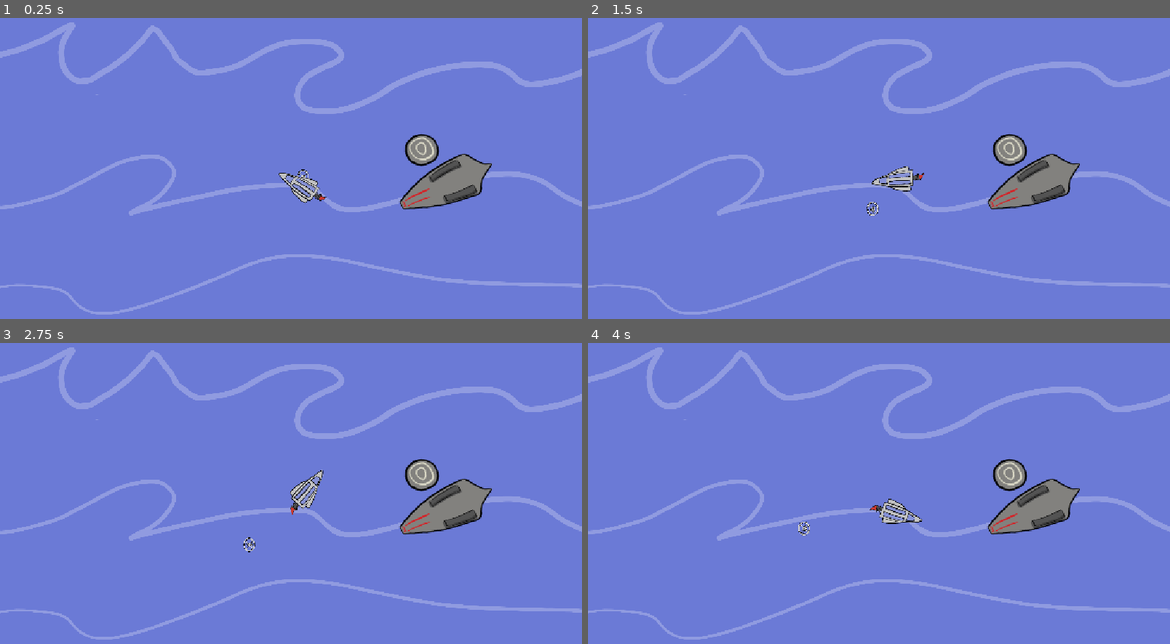
Above: before the commit, frames 1-4 (two rows, left to right).
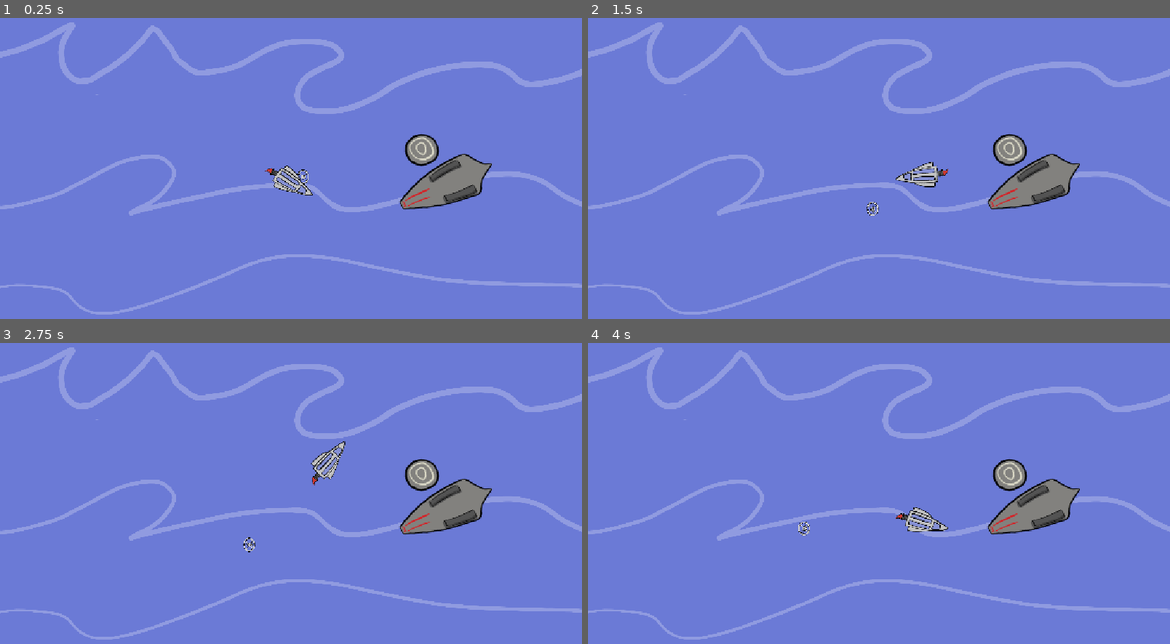
Above: after the commit, the same moments.

Repository: ecleaver/GoDot-GameCourse
Game: Godot game, scene res://Scenes/Ocean/Scripts/Ocean.tscn
Two runs of this game, one before a commit and one after it. Both use one fixed random seed, a clock stepped at 60 frames per second and the inputs below. Before the commit the project starts from res://Scenes/Ocean/Ocean.tscn.
Inputs (mouse positions are in pixels of both pictures, inside the frame that each line leads up to):
- Up to frame 1 (0.25 s): no input
- Up to frame 2 (1.5 s): tap Enter (ui_accept) at 0.5, 0.77 s; move the mouse to (1007, 165) at 0.52 s; hold Right (ui_right) 0.53-1.28 s; move the mouse to (762, 198) at 1.27 s; hold Left (ui_left) from 1.28 s (still down)
- Up to frame 3 (2.75 s): tap Enter (ui_accept) at 1.52 s; move the mouse to (349, 433) at 2.02 s; release Left (ui_left) at 2.03 s; hold Right (ui_right) from 2.03 s (still down)
- Up to frame 4 (4 s): move the mouse to (849, 571) at 2.77 s; tap Enter (ui_accept) at 3.02, 3.77 s; move the mouse to (1053, 556) at 3.52 s; release Right (ui_right) at 3.53 s; hold Left (ui_left) from 3.53 s (still down)

The runs differ from the first frame. In frame 1, 0.5% of the frame differs, in the area x 45-57%, y 49-62%; in frame 2, 0.7%; in frame 3, 0.8%, in the area x 49-60%, y 32-58%; in frame 4, 0.7%.

Commit message:
Notes on Variable rules in godot

Diff:
--- a/foundations/Scenes/Ocean/Ocean.gd
+++ b/foundations/Scenes/Ocean/Scripts/Ocean.gd
@@ -3,18 +3,18 @@
 @onready var plane: AnimatedSprite2D = %PlaneAnimated2d
 @onready var hilcopper: AnimatedSprite2D = $HilcopperAnimated2d
 @onready var eatingsound: AudioStreamPlayer = $Eatingsound
-@onready var radius = 100
-@onready var angle = 0
-@onready var speed = .6
-@onready var pos_x = 500
-@onready var pos_y = 300
-@onready var positions = []
-@onready var move = 0
-@onready var max_x = 1100
-@onready var min_xy = 30
-@onready var max_y = 600
+@onready var radius : float = 100
+@onready var angle : float = 0
+@onready var speed : float = .6
+@onready var pos_x : float = 500
+@onready var pos_y : float = 300
+@onready var positions : Array = []
+@onready var move : float = 0
+const MAX_X : int = 1100
+const MIN_XY : int = 30
+const MAX_Y = 600
 @onready var rotate : float = 0
-@onready var plane_rotate = 0
+@onready var plane_rotate : float = 0
 
 func createCircle (sprit : AnimatedSprite2D, radius, angle, pos_x, pos_y):
 	var positions = [radius * cos(angle) + pos_x, radius * sin(angle) + pos_y]
@@ -80,7 +80,7 @@
 	#gets the planes current potions
 
 	#put the code for moving the plane into a
-	#movePlane(plane, move, min_xy, max_x, max_y, rotate)
+	movePlane(plane, move, MIN_XY, MAX_X, MAX_Y, rotate)
 	#Delta needs to be outside of the fuctnion and passed in
 
 	angle += speed * get_process_delta_time()
--- a/foundations/Scenes/Ocean/Ocean.tscn
+++ b/foundations/Scenes/Ocean/Scripts/Ocean.tscn
@@ -1,13 +1,13 @@
 [gd_scene format=3 uid="uid://dme6rb7r3k85k"]
 
 [ext_resource type="Texture2D" uid="uid://c0w6mj1tt3jng" path="res://waves.png" id="1_t11xa"]
-[ext_resource type="Script" uid="uid://o1mpnu2dt751" path="res://Scenes/Ocean/Ocean.gd" id="1_y20wh"]
+[ext_resource type="Script" uid="uid://o1mpnu2dt751" path="res://Scenes/Ocean/Scripts/Ocean.gd" id="1_y20wh"]
 [ext_resource type="Texture2D" uid="uid://b5vaih5wmt3sk" path="res://Assets/Plane/Plane0000.png" id="2_4wd1y"]
 [ext_resource type="Texture2D" uid="uid://r65rvb3n1e8p" path="res://Assets/Plane/Plane0001.png" id="3_qeolc"]
 [ext_resource type="Texture2D" uid="uid://k5rcrueyrjb" path="res://Assets/Plane/Plane0002.png" id="4_1ygjh"]
 [ext_resource type="Texture2D" uid="uid://bmmbf4jleqwe0" path="res://Assets/Hilcopper/frame0000.png" id="4_fyc3p"]
 [ext_resource type="Texture2D" uid="uid://64080xhs7wm0" path="res://Assets/Plane/Plane0003.png" id="5_o5t8f"]
-[ext_resource type="Script" uid="uid://c8aeaxs5p3eqi" path="res://Scenes/Ocean/plane_animated_2d.gd" id="7_4wd1y"]
+[ext_resource type="Script" uid="uid://c8aeaxs5p3eqi" path="res://Scenes/Ocean/Scripts/plane_animated_2d.gd" id="7_4wd1y"]
 [ext_resource type="Texture2D" uid="uid://b0kfff88hc8gd" path="res://Assets/Hilcopper/frame0001.png" id="9_j3kjd"]
 [ext_resource type="Texture2D" uid="uid://bt0cw7j3t1tae" path="res://Assets/Hilcopper/frame0002.png" id="10_pldd8"]
 [ext_resource type="Texture2D" uid="uid://crvrkjnbi8hrl" path="res://Assets/Hilcopper/frame0003.png" id="11_5eu54"]
@@ -20,7 +20,7 @@
 [ext_resource type="Texture2D" uid="uid://c70bcqs66hwlo" path="res://Assets/Hilcopper/frame0009.png" id="17_fqbm0"]
 [ext_resource type="Texture2D" uid="uid://fasba7inv6y3" path="res://Assets/Hilcopper/frame0010.png" id="18_0e6ud"]
 [ext_resource type="Texture2D" uid="uid://bks85btbmecs5" path="res://Assets/Hilcopper/frame0011.png" id="19_rkmw7"]
-[ext_resource type="Script" uid="uid://b0urb0ncam3go" path="res://Scenes/Ocean/hilcopper_animated_2d.gd" id="20_78tsg"]
+[ext_resource type="Script" uid="uid://b0urb0ncam3go" path="res://Scenes/Ocean/Scripts/hilcopper_animated_2d.gd" id="20_78tsg"]
 [ext_resource type="AudioStream" uid="uid://bfs1jatnayjp0" path="res://Assets/Sounds/eating.wav" id="21_pldd8"]
 
 [sub_resource type="SpriteFrames" id="SpriteFrames_pdbfg"]
Renamed: foundations/Scenes/Ocean/Ocean.gd.uid -> foundations/Scenes/Ocean/Scripts/Ocean.gd.uid
Renamed: foundations/Scenes/Ocean/hilcopper_animated_2d.gd -> foundations/Scenes/Ocean/Scripts/hilcopper_animated_2d.gd
Renamed: foundations/Scenes/Ocean/hilcopper_animated_2d.gd.uid -> foundations/Scenes/Ocean/Scripts/hilcopper_animated_2d.gd.uid
Renamed: foundations/Scenes/Ocean/plane_animated_2d.gd -> foundations/Scenes/Ocean/Scripts/plane_animated_2d.gd
Renamed: foundations/Scenes/Ocean/plane_animated_2d.gd.uid -> foundations/Scenes/Ocean/Scripts/plane_animated_2d.gd.uid
Not shown, changed: README.md
